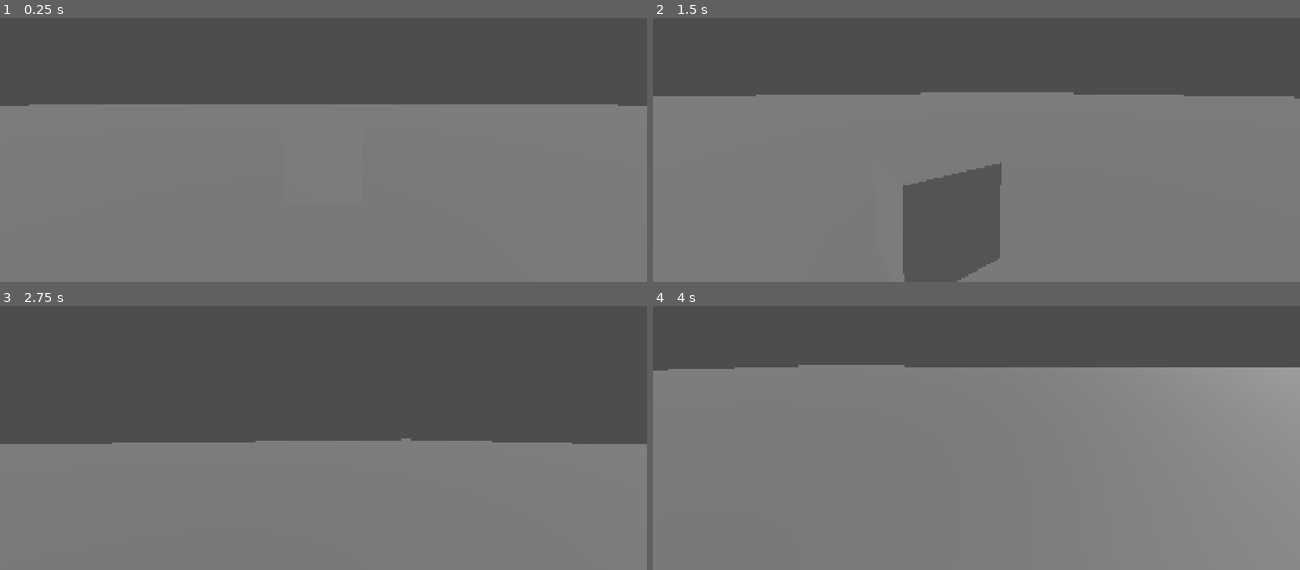
Above: before the commit, frames 1-4 (two rows, left to right).
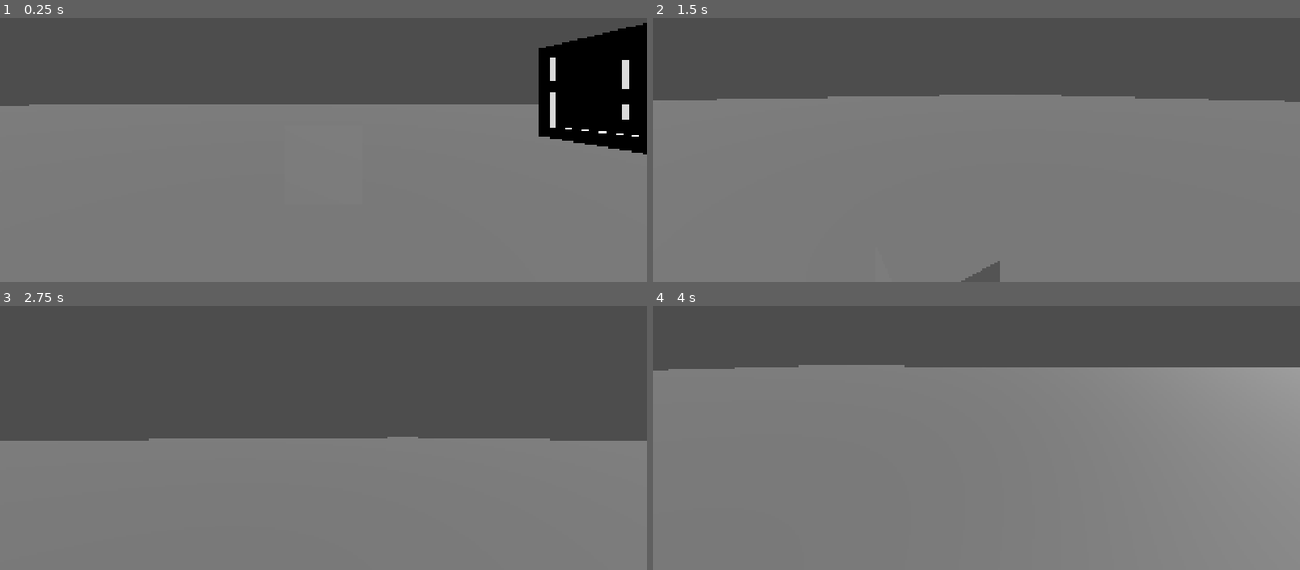
Above: after the commit, the same moments.

Repository: chirp-games/one-bit-14
Game: Godot game, scene res://odins_tests/test1.tscn
Two runs of this game, one before a commit and one after it. Both use one fixed random seed, a clock stepped at 60 frames per second and the inputs below. This scene is started directly instead of the project's main scene.
Inputs (mouse positions are in pixels of both pictures, inside the frame that each line leads up to):
- Up to frame 1 (0.25 s): no input
- Up to frame 2 (1.5 s): move the mouse to (1008, 99) at 0.52 s; hold W (forward) from 0.53 s (still down); tap Space (jump) at 0.6, 0.77, 1.07, 1.35 s; tap Enter at 1.25 s; move the mouse to (944, 102) at 1.27 s
- Up to frame 3 (2.75 s): keep holding W (forward); tap Space (jump) at 1.52, 1.82, 2.1 s; move the mouse to (336, 382) at 2.02 s
- Up to frame 4 (4 s): keep holding W (forward); move the mouse to (970, 393) at 2.77 s; tap Space (jump) at 2.85, 3.02, 3.32, 3.5, 3.6, 3.77 s; move the mouse to (1021, 393) at 3.52 s

The runs differ from the first frame. In frame 1, 6.9% of the frame differs, in the area x 83-100%, y 1-52%; in frame 2, 7.2%, in the area x 0-100%, y 28-100%; in frame 3, 1.1%; in frame 4, nothing differs.

Commit message:
add box and a way to push it

Diff:
--- /dev/null
+++ b/jakes_test/Box.tscn
@@ -0,0 +1,13 @@
+[gd_scene format=3 uid="uid://dkx82op2hp5ul"]
+
+[ext_resource type="PackedScene" uid="uid://c26vkcxiivi0f" path="res://assets/blockbench/box.gltf" id="1_echrq"]
+
+[sub_resource type="BoxShape3D" id="BoxShape3D_os57d"]
+
+[node name="Box" type="RigidBody3D" unique_id=1398796155 groups=["gravity_body", "pushable"]]
+
+[node name="blockbench_export" parent="." unique_id=1174974 instance=ExtResource("1_echrq")]
+transform = Transform3D(1, 0, 0, 0, 1, 0, 0, 0, 1, 0, -0.49255657, 0)
+
+[node name="CollisionShape3D" type="CollisionShape3D" parent="." unique_id=43976353]
+shape = SubResource("BoxShape3D_os57d")
--- a/odins_tests/character_body_3d.gd
+++ b/odins_tests/character_body_3d.gd
@@ -4,7 +4,6 @@
 const SPEED = 5.0
 const JUMP_VELOCITY = 4.5
 const LOOK_VELOCITY_Y = 0.01
-
 
 @onready var camera = %Camera
 
@@ -44,4 +43,11 @@
 		velocity.x = move_toward(velocity.x, 0, SPEED)
 		velocity.z = move_toward(velocity.z, 0, SPEED)
 
+	# Push the pushable objects
+	for i in get_slide_collision_count():
+		var c = get_slide_collision(i)
+		var obj: CollisionObject3D = c.get_collider()
+		if obj is RigidBody3D and obj.is_in_group("pushable"):
+			c.get_collider().apply_central_impulse(-c.get_normal() * .2)
+
 	move_and_slide()
--- a/odins_tests/test1.tscn
+++ b/odins_tests/test1.tscn
@@ -2,6 +2,7 @@
 
 [ext_resource type="Script" uid="uid://cktaibrcr10b5" path="res://odins_tests/character_body_3d.gd" id="1_nivlf"]
 [ext_resource type="PackedScene" uid="uid://dw6jd0bf8s3uc" path="res://jakes_test/BlackHole.tscn" id="2_wbep5"]
+[ext_resource type="PackedScene" uid="uid://dkx82op2hp5ul" path="res://jakes_test/Box.tscn" id="3_3435s"]
 
 [sub_resource type="PlaneMesh" id="PlaneMesh_gm6uc"]
 size = Vector2(200, 200)
@@ -49,3 +50,6 @@
 
 [node name="BlackHole" parent="." unique_id=1549274347 instance=ExtResource("2_wbep5")]
 transform = Transform3D(1, 0, 0, 0, 1, 0, 0, 0, 1, 0, 3.411955, -3.115499)
+
+[node name="Box" parent="." unique_id=1398796155 instance=ExtResource("3_3435s")]
+transform = Transform3D(1, 0, 0, 0, 1, 0, 0, 0, 1, 2.990569, 1.9961321, -2.1979282)
--- a/project.godot
+++ b/project.godot
@@ -36,6 +36,8 @@
 [global_group]
 
 statistic=""
+gravity_body="Objects that interact with Black Hoels"
+pushable="Objects that can be pushed by the player"
 
 [gui]
 
@@ -47,6 +49,31 @@
 pause={
 "deadzone": 0.2,
 "events": [Object(InputEventKey,"resource_local_to_scene":false,"resource_name":"","device":-1,"window_id":0,"alt_press …(195 unchanged characters)…
+]
+}
+move_left={
+"deadzone": 0.2,
+"events": [Object(InputEventKey,"resource_local_to_scene":false,"resource_name":"","device":-1,"window_id":0,"alt_pressed":false,"shift_pressed":false,"ctrl_pressed":false,"meta_pressed":false,"pressed":false,"keycode":0,"physical_keycode":65,"key_label":0,"unicode":97,"location":0,"echo":false,"script":null)
+]
+}
+move_right={
+"deadzone": 0.2,
+"events": [Object(InputEventKey,"resource_local_to_scene":false,"resource_name":"","device":-1,"window_id":0,"alt_pressed":false,"shift_pressed":false,"ctrl_pressed":false,"meta_pressed":false,"pressed":false,"keycode":0,"physical_keycode":68,"key_label":0,"unicode":100,"location":0,"echo":false,"script":null)
+]
+}
+move_forward={
+"deadzone": 0.2,
+"events": [Object(InputEventKey,"resource_local_to_scene":false,"resource_name":"","device":-1,"window_id":0,"alt_pressed":false,"shift_pressed":false,"ctrl_pressed":false,"meta_pressed":false,"pressed":false,"keycode":0,"physical_keycode":87,"key_label":0,"unicode":119,"location":0,"echo":false,"script":null)
+]
+}
+move_backward={
+"deadzone": 0.2,
+"events": [Object(InputEventKey,"resource_local_to_scene":false,"resource_name":"","device":-1,"window_id":0,"alt_pressed":false,"shift_pressed":false,"ctrl_pressed":false,"meta_pressed":false,"pressed":false,"keycode":0,"physical_keycode":83,"key_label":0,"unicode":115,"location":0,"echo":false,"script":null)
+]
+}
+jump={
+"deadzone": 0.2,
+"events": [Object(InputEventKey,"resource_local_to_scene":false,"resource_name":"","device":-1,"window_id":0,"alt_pressed":false,"shift_pressed":false,"ctrl_pressed":false,"meta_pressed":false,"pressed":false,"keycode":0,"physical_keycode":32,"key_label":0,"unicode":32,"location":0,"echo":false,"script":null)
 ]
 }
 left={
@@ -69,11 +96,6 @@
 "events": [Object(InputEventKey,"resource_local_to_scene":false,"resource_name":"","device":-1,"window_id":0,"alt_press …(192 unchanged characters)…
 ]
 }
-jump={
-"deadzone": 0.2,
-"events": [Object(InputEventKey,"resource_local_to_scene":false,"resource_name":"","device":-1,"window_id":0,"alt_pressed":false,"shift_pressed":false,"ctrl_pressed":false,"meta_pressed":false,"pressed":false,"keycode":0,"physical_keycode":32,"key_label":0,"unicode":32,"location":0,"echo":false,"script":null)
-]
-}
 
 [rendering]
 
Not shown, added: assets/blockbench/box.gltf
Not shown, added: assets/blockbench/box.gltf.import
Not shown, added: assets/blockbench/box.bbmodel
